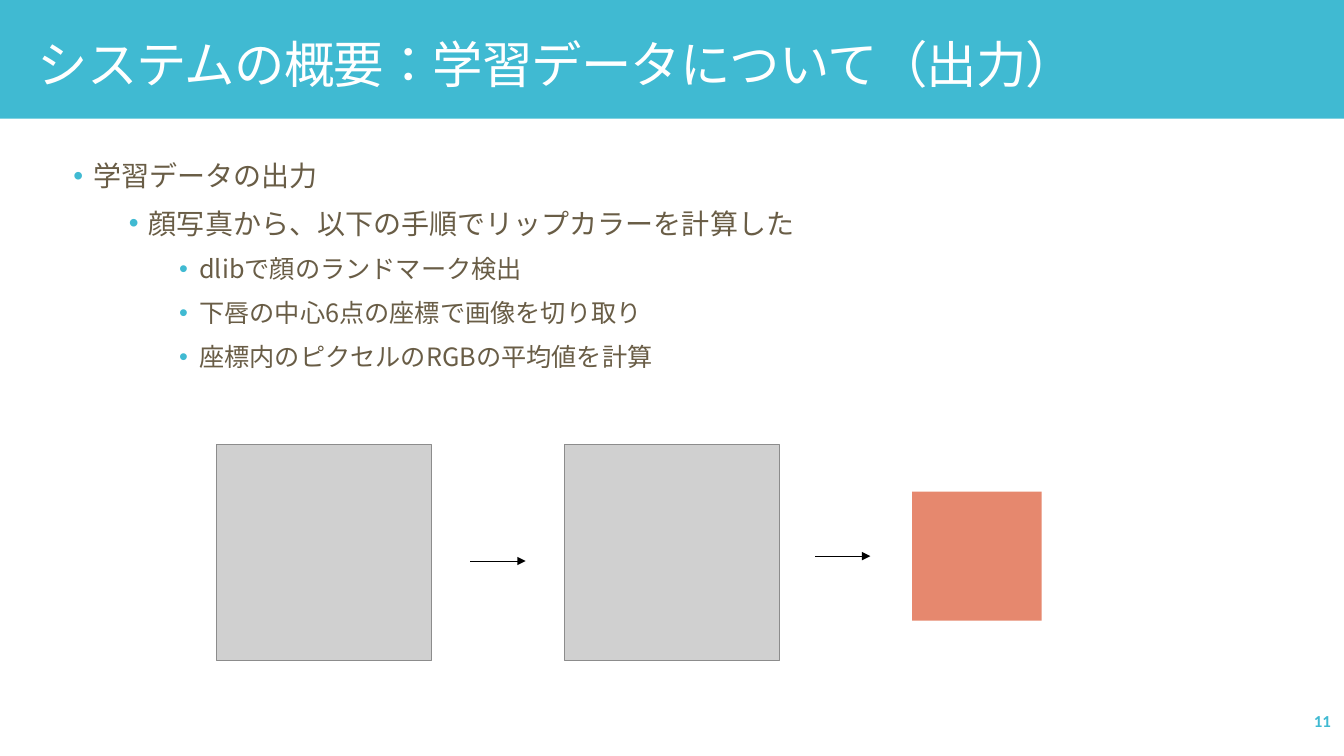
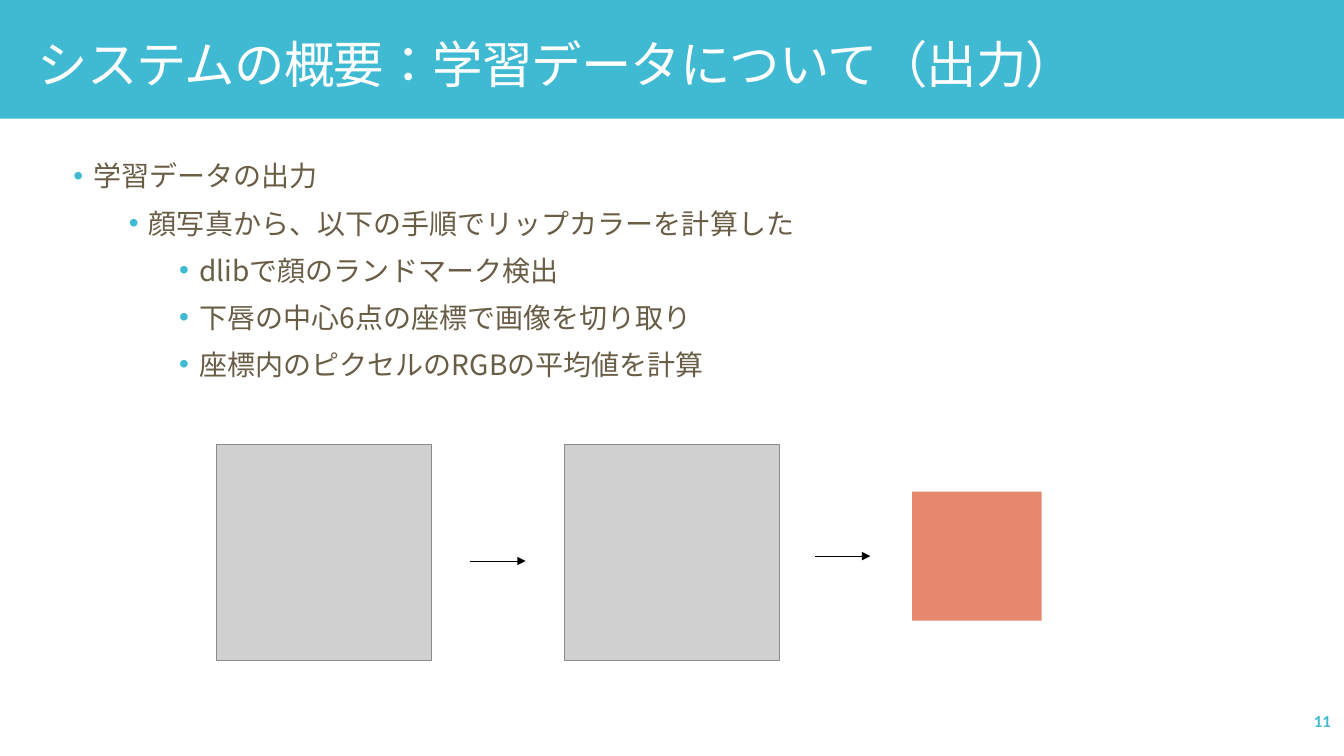
Before and after one commit to yuu5322/sci23, a slide deck: slide 11 of 口頭試問.pptx. Drawn at 1344x756 pixels with LibreOffice and Linux fonts; fonts in the diff are those of the drawing; grey boxes stand for pictures. Boxes give left, top, right and bottom in pixels: in the first picture for what was removed or moved away, otherwise in the second. Text is boxed around its words. In the diff, an @@ line names an element or a change of style, - is before the commit and + after.

```diff
--- a/口頭試問.pptx
+++ b/口頭試問.pptx
@@ text at <box>199,257,703,378</box>: size 18 to 20 pt in "dlibで顔のランドマーク検出", "下唇の中心6点の座標で画像を切り取り", "座標内のピクセルのRGBの平均値を計算" @@
```
Also in this commit, not shown: 7 other slides changed.
